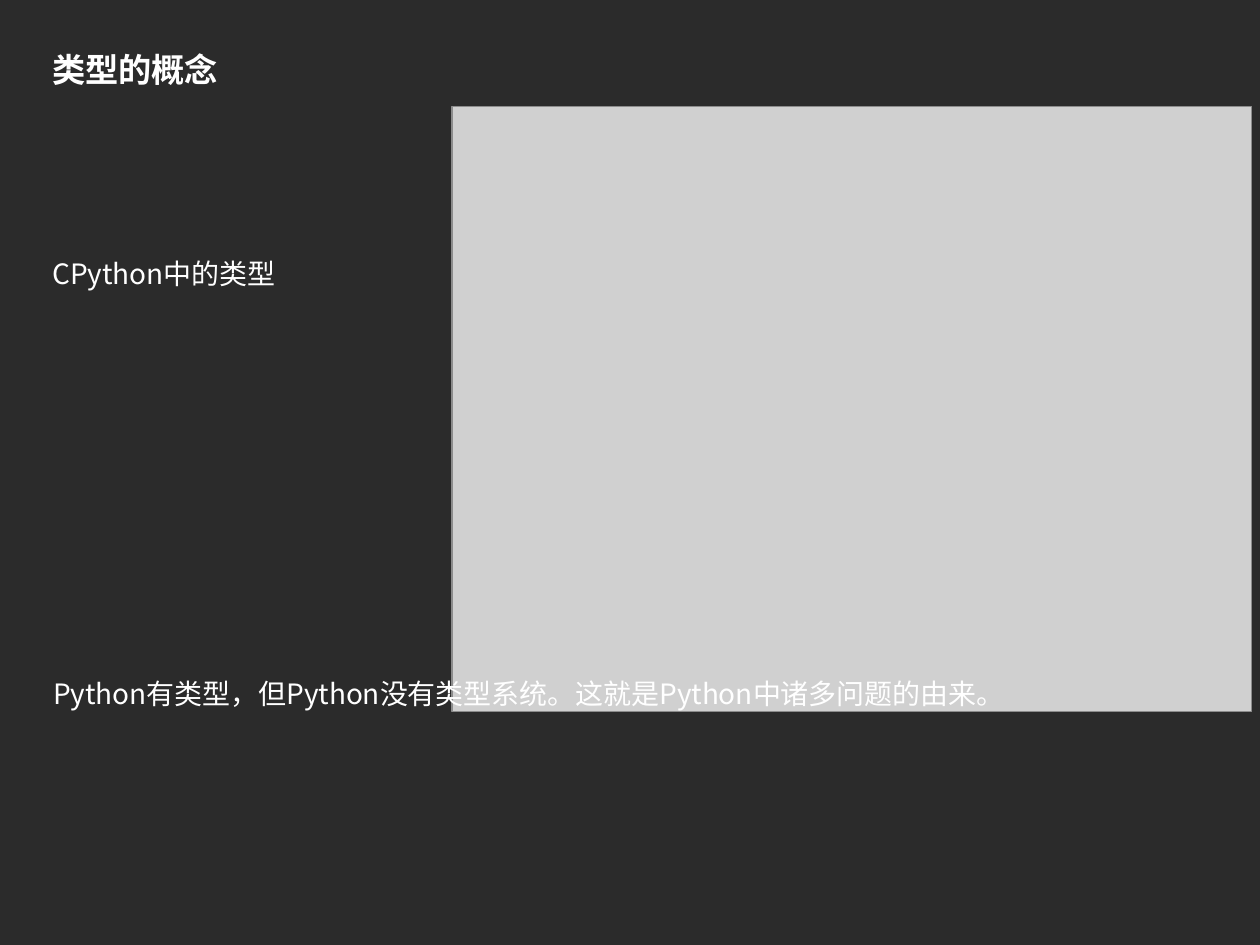
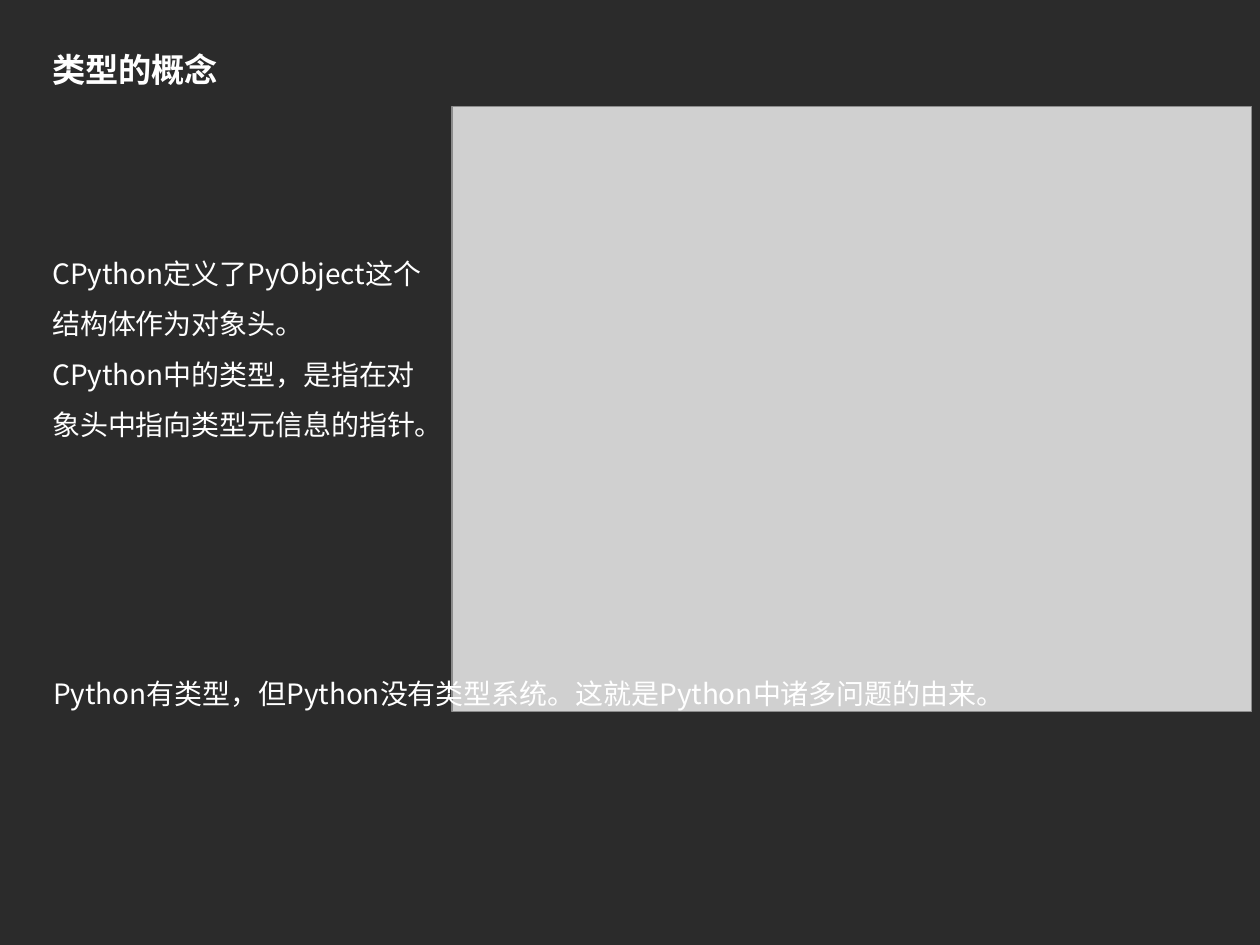
Before and after one commit to imlyzh/pycon, a slide deck: slide 4 of 静态类型的Python.pptx (slide 5 before the commit). Drawn at 1260x945 pixels with LibreOffice and Linux fonts; fonts in the diff are those of the drawing; grey boxes stand for pictures; background and template pictures are left out; a plain dark background stands for a picture behind light text. Boxes give left, top, right and bottom in pixels: in the first picture for what was removed or moved away, otherwise in the second. Text is boxed around its words. In the diff, an @@ line names an element or a change of style, - is before the commit and + after.

```diff
--- a/静态类型的Python.pptx
+++ b/静态类型的Python.pptx
@@ text at [52,310,443,438]: text changed @@
-CPython中的类型
+CPython定义了PyObject这个结构体作为对象头。
+CPython中的类型，是指在对象头中指向类型元信息的指针。
```
Also in this commit, not shown: 10 other slides changed, 15 slides added, 1 slide removed, 21 other files.
